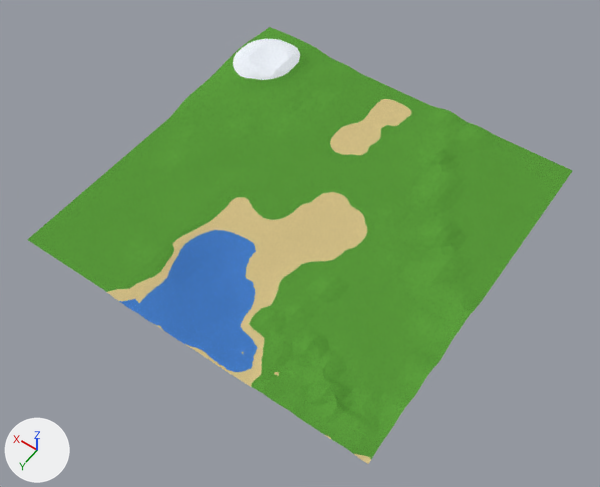
One commit to the Blender file art/world/source/world_landscape.blend: the scene before it, then after it.
Both versions are drawn from a 50 mm lens placed at (-790.0, 1146.0, 1616.0), pointed at (-36.0, 90.0, -43.0). Arrows for +X, +Y and +Z are at lower left; the lights stay in place. The first picture is the older version.

The older version as bpy lines, for what is in view:
```python
ob_plane = bpy.data.objects.new('Plane', me_plane_001)
ob_plane.location = (0.0, 0.0, 0.0)
ob_plane.scale = (500.0, 500.0, 1.0)
```
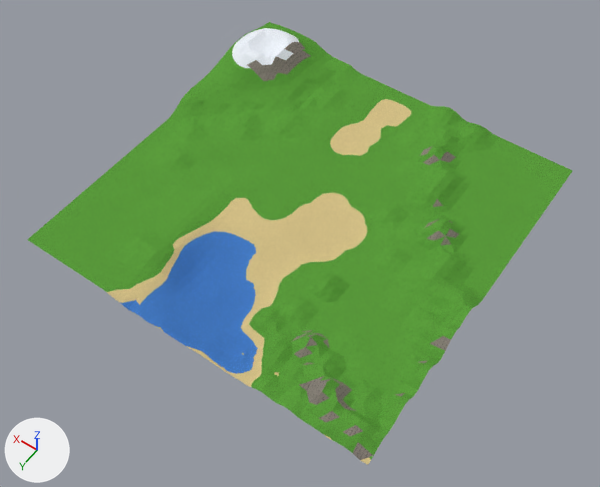
Edits to the bpy script that builds the scene:
```text
Change mat_ground_placeholder:
    where n13 = _N.new('ShaderNodeMath'); n13.name = 'Math.002'
    n13.inputs[1].default_value: -1.5 -> -3.013  # 'Value'
    where n15 = _N.new('ShaderNodeMath'); n15.name = 'Math.003'
    n15.inputs[1].default_value: -6.0 -> -11.93  # 'Value'
    where n17 = _N.new('ShaderNodeMath'); n17.name = 'Math.004'
    n17.inputs[1].default_value: 36.0 -> 72.08  # 'Value'
Change ob_plane:
    ob_plane.scale: (500.0, 500.0, 1.0) -> (500.0, 500.0, 2.0)
```

Pixel boxes (x1, y1, x2, y2) of what changed, in the pictures (600 x 487 px):
'Plane', surface changed, rescaled
    before: (27, 27, 572, 464)
    after: (27, 22, 572, 465)
